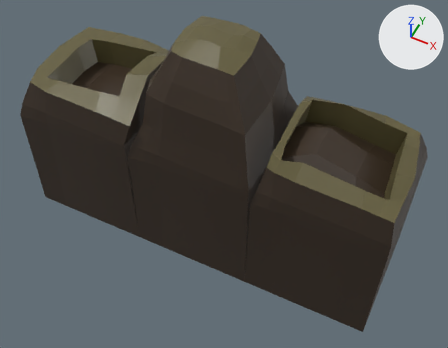
An edit to the FBX model Assets/Tiles/TilePlayerBase/EnemyBaseTile.fbx, drawn before and after from the same camera.
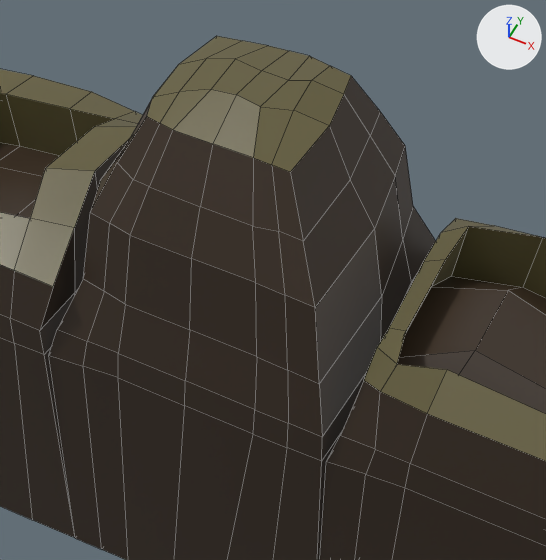
Each version appears first whole from a camera (50 mm lens) standing at (1.57, -3.01, 3.35) and looking at (0.14, -0.15, -0.21), and next in a close-up on the part from 24% to 77% of the width and 0% to 71% of the height. Lighting does not change. The marker at upper right points along +X, +Y and +Z. The close-ups show mesh edges as thin lines. Where no turn or scale is listed for an object, it has been applied to the vertices.

The scene before the commit, as lines of its bpy script (objects in view):
```python
me_basictile_006 = bpy.data.meshes.new('BasicTile.006')
me_basictile_006.from_pydata(...)  # 362 vertices, 344 faces; spans x -1.5..1.51, y -0.5..0.5, z -1.0..0.93
# faces by material slot: [74, 258, 12]
me_basictile_006.materials.append(mat_top_005)  # brown #645d3b
me_basictile_006.materials.append(mat_sides_005)  # brown #3c2f23
me_basictile_006.materials.append(mat_emmiter)  # red #e70700
ob_enemybasetile = bpy.data.objects.new('EnemyBaseTile', me_basictile_006)
ob_enemybasetile.location = (0.0, 0.0, 0.0)
```
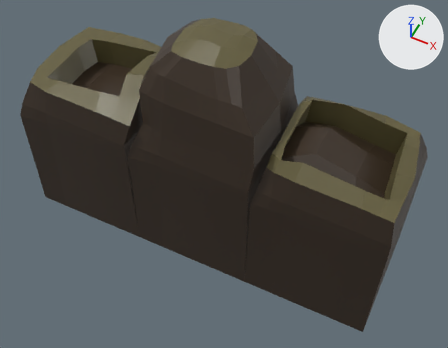
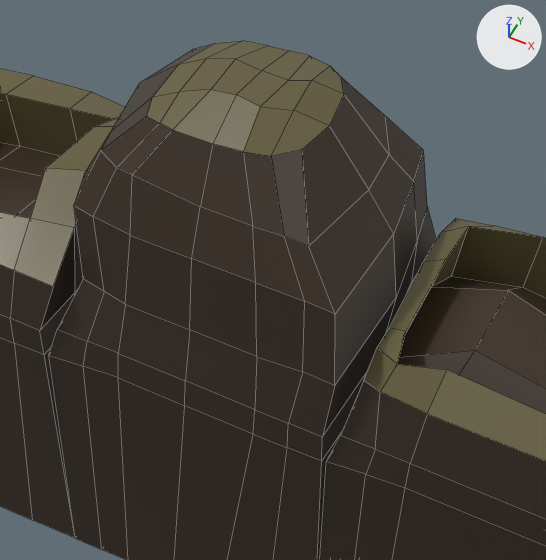
Location of each change, [x1, y1, x2, y2] in pixels of the close-ups (546 x 560 px; the box of a moved part takes in the faces that stretch with it):
'EnemyBaseTile', reshaped, shading changed: before [0, 36, 546, 560]; after [0, 41, 546, 560]
part 1 of me_basictile_006, moved or reshaped: before [83, 36, 436, 437]; after [74, 41, 436, 437]
part 2 of me_basictile_006, shading changed: [0, 41, 546, 560] in both

The change, as a diff of the scene's bpy script:
```diff
--- a/Assets/Tiles/TilePlayerBase/EnemyBaseTile.fbx.py
+++ b/Assets/Tiles/TilePlayerBase/EnemyBaseTile.fbx.py
@@ me_basictile_006 @@
 me_basictile_006.from_pydata(...)  # 362 vertices, 344 faces; spans x -1.5..1.51, y -0.5..0.5, z -1.0..0.93
 # used by ob_enemybasetile; location = (0.0, 0.0, 0.0)
+# me_basictile_006 part 1: 34 of 362 vertices moved; they spanned x -0.42..0.48, y -0.46..0.39, z 0.3..0.87 and now span x -0.48..0.53, y -0.46..0.39, z 0.32..0.87; mean shift (0.0, 0.0, 0.0); largest move (0.26, -0.26, 0.87) -> (0.25, -0.16, 0.87)
+# me_basictile_006 part 2: edges marked sharp go from 653 to 658
 me_basictile_006.materials.append(mat_top_005)
```
